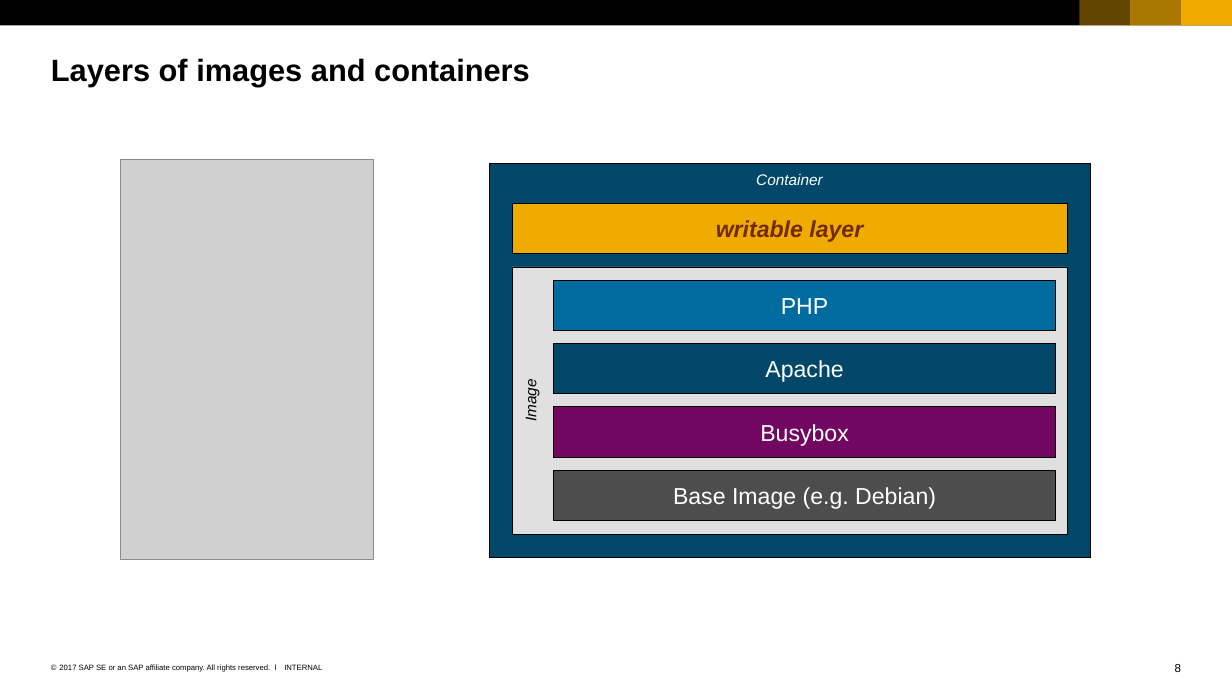
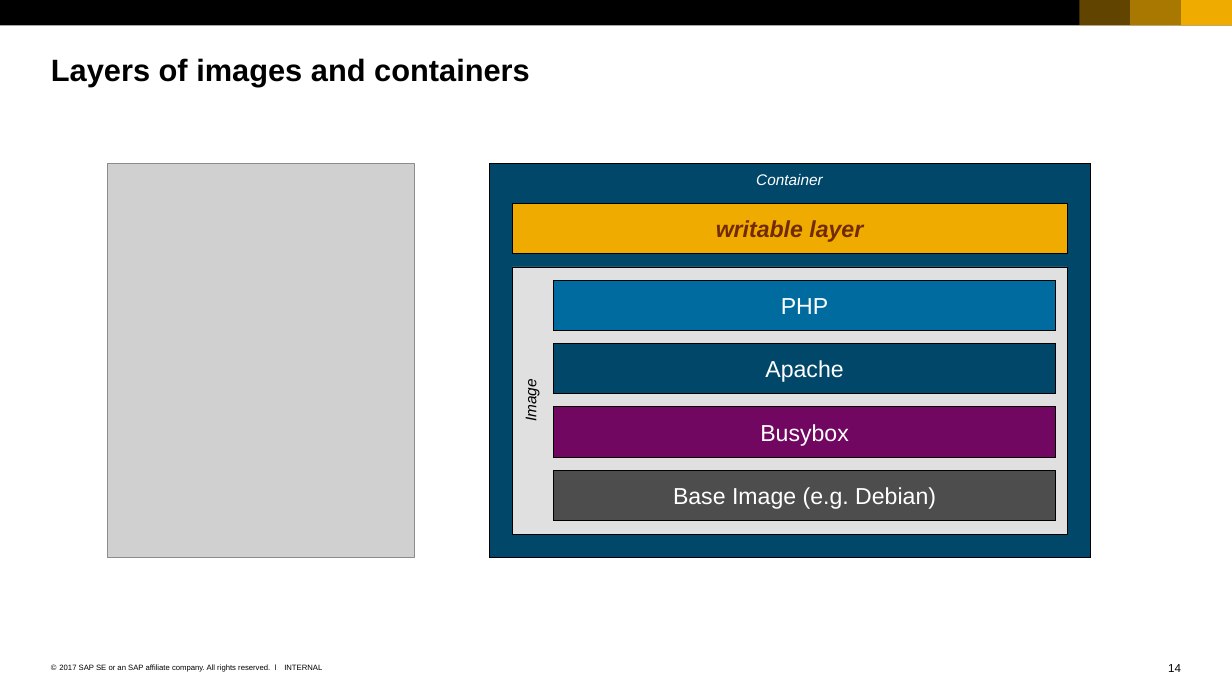
Before and after one commit to cuijiyao01/docker-k8s-training, a slide deck: slide 14 of docker/02_Members_of_docker_universe.pptx (slide 8 before the commit). Drawn at 1232x693 pixels with LibreOffice and Linux fonts; fonts in the diff are those of the drawing; grey boxes stand for pictures. Boxes give left, top, right and bottom in pixels: in the first picture for what was removed or moved away, otherwise in the second. Text is boxed around its words. In the diff, an @@ line names an element or a change of style, - is before the commit and + after.

Commit message:
Added additional slides to "Members of docker universe" to explain the Linux kernel technologies behind containers.

```diff
--- a/docker/02_Members_of_docker_universe.pptx
+++ b/docker/02_Members_of_docker_universe.pptx
@@ picture: place and size @@
-picture at [120,160,374,560]
+picture at [107,163,415,557]
@@ page number at [1168,664,1181,672]: text changed @@
-8
+14
```
Also in this commit, not shown: 1 other slide changed, 8 slides added, 2 slides removed, 1 other file.
